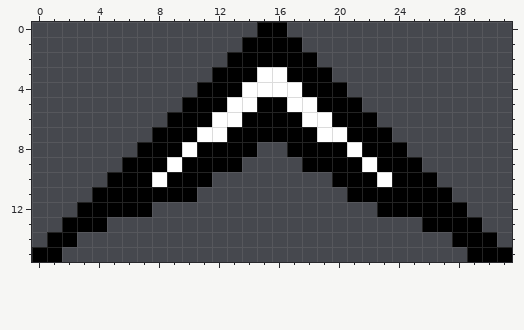
Two versions of one pixel-art sprite, Assets/Graphics/Pointer.png. Above is the file before it was changed.
Rulers count pixels.
The same view after the edit:
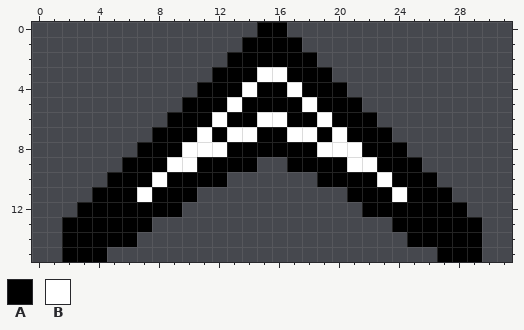
Palette (. is transparent): A #000000  B #ffffff
The edit:
file 320x160 -> 96x48 pixels (blocks of 10x10 -> 3x3; one block is one cell here)
@@ x 0..31 @@
  3 ............AAABBAAA............
- 4 ...........AAABBBBAAA...........
- 5 ..........AAABBAABBAAA..........
- 6 .........AAABBAAAABBAAA.........
- 7 ........AAABBAAAAAABBAAA........
- 8 .......AAABAAAA..AAAABAAA.......
- 9 ......AAABAAAA....AAAABAAA......
-10 .....AAABAAA........AAABAAA.....
-11 ....AAAAAAA..........AAAAAAA....
-12 ...AAAAA...............AAAAAA...
-13 ..AAA.....................AAAA..
-14 .AA.........................AAA.
-15 AA...........................AAA
+ 4 ...........AAABAABAAA...........
+ 5 ..........AAABAAAABAAA..........
+ 6 .........AAABAABBAABAAA.........
+ 7 ........AAABABBAABBABAAA........
+ 8 .......AAABBBAAAAAABBBAAA.......
+ 9 ......AAABBAAAA..AAAABBAAA......
+10 .....AAABAAAA......AAAABAAA.....
+11 ....AAABAAA..........AAABAAA....
+12 ...AAAAAAA............AAAAAAA...
+13 ..AAAAAA................AAAAAA..
+14 ..AAAAA..................AAAAA..
+15 ..AAA......................AAA..
Pixel boxes of the changes (left, top, right, bottom) in both pictures:
changed: (32, 82, 512, 262)
